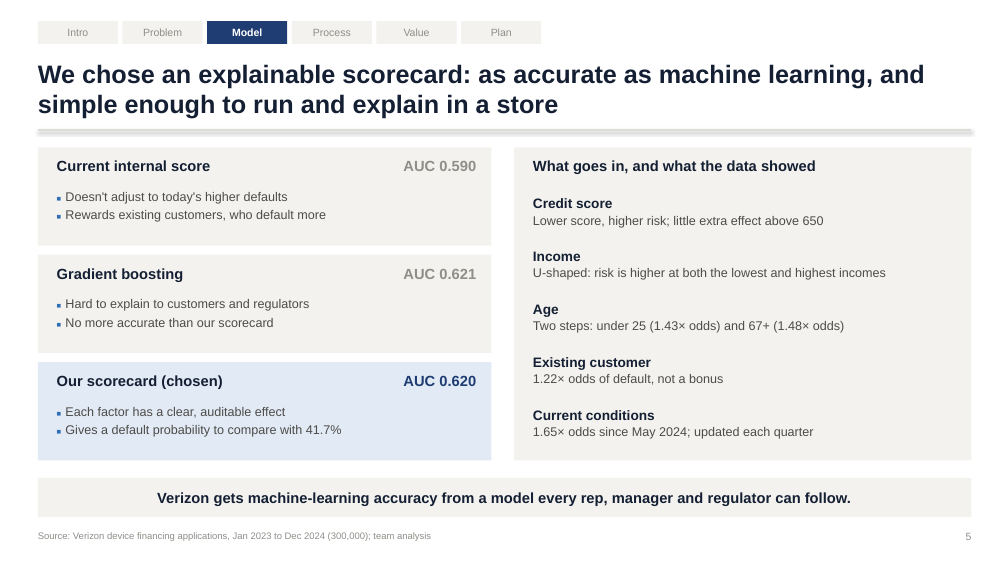
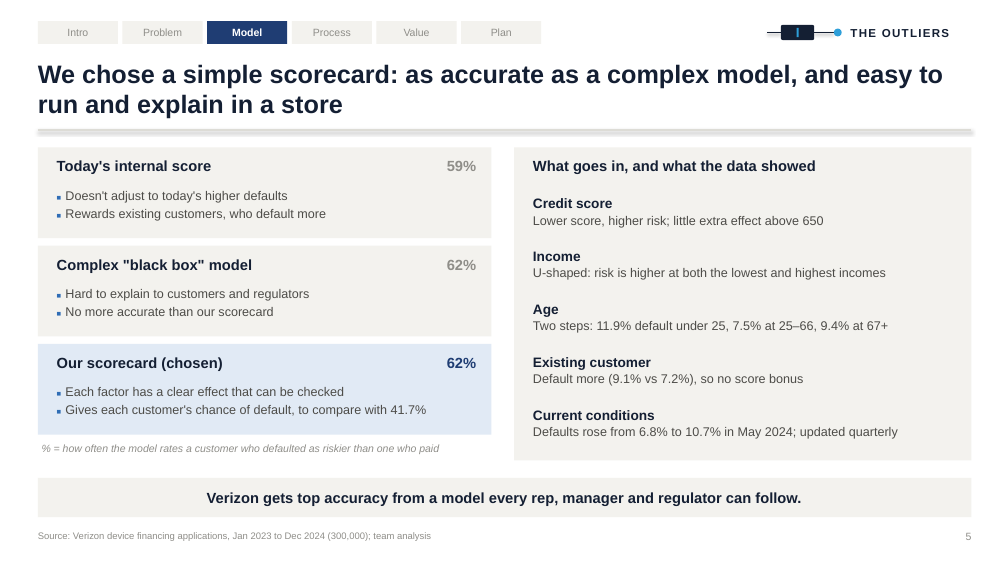
Before and after one commit to olerigha/Data-Learning, a slide deck: slide 5 of Leadership & Consulting in Data Science/Verizon EDA/Presentation/Verizon_Proposal_The_Outliers.pptx. Drawn at 1008x567 pixels with LibreOffice and Linux fonts; fonts in the diff are those of the drawing. Boxes give left, top, right and bottom in pixels: in the first picture for what was removed or moved away, otherwise in the second. Text is boxed around its words. In the diff, an @@ line names an element or a change of style, - is before the commit and + after.

```diff
--- a/Leadership & Consulting in Data Science/Verizon EDA/Presentation/Verizon_Proposal_The_Outliers.pptx
+++ b/Leadership & Consulting in Data Science/Verizon EDA/Presentation/Verizon_Proposal_The_Outliers.pptx
@@ rounded rectangle added at <box>781,25,814,40</box>, fill #141F33 @@
@@ rectangle added at <box>797,28,799,37</box>, fill #2E9FD9 @@
@@ ellipse added at <box>834,29,842,36</box>, fill #2E9FD9 @@
@@ text added at <box>850,29,949,37</box>, 11 pt, text #141F33, bold @@
+THE OUTLIERS
@@ line added from (768, 33) to (781, 33), #141F33 1.2 pt @@
@@ line added from (814, 33) to (834, 33), #141F33 1.2 pt @@
@@ text at <box>38,64,943,118</box>: text changed @@
-We chose an explainable scorecard: as accurate as machine learning, and simple enough to run and explain in a store
+We chose a simple scorecard: as accurate as a complex model, and easy to run and explain in a store
@@ rectangle: place and size @@
-rectangle at <box>38,147,492,246</box>
+rectangle at <box>38,147,492,238</box>
@@ text at <box>57,160,211,174</box>: text changed @@
-Current internal score
+Today's internal score
@@ text at <box>447,161,476,171</box>: text changed @@
-AUC 0.590
+59%
@@ rectangle: place and size @@
-rectangle at <box>38,255,492,353</box>
+rectangle at <box>38,246,492,337</box>
@@ text removed at <box>57,268,183,282</box> @@
-Gradient boosting
@@ text added at <box>57,259,252,273</box>, 14 pt, text #141F33, bold @@
+Complex "black box" model
@@ text removed at <box>403,269,476,279</box> @@
-AUC 0.621
@@ text added at <box>447,260,476,270</box>, 14 pt, text #8F8E89, bold @@
+62%
@@ text "■ Hard to explain to ...": place and size @@
-text "■ Hard to explain to ..." at <box>65,299,309,327</box>
+text "■ Hard to explain to ..." at <box>65,289,309,316</box>
@@ text at <box>533,321,888,333</box>: text changed @@
-Two steps: under 25 (1.43× odds) and 67+ (1.48× odds)
+Two steps: 11.9% default under 25, 7.5% at 25–66, 9.4% at 67+
@@ rectangle: place and size @@
-rectangle at <box>38,362,492,461</box>
+rectangle at <box>38,344,492,435</box>
@@ text "Our scorecard (chosen)": place and size @@
-text "Our scorecard (chosen)" at <box>57,375,222,389</box>
+text "Our scorecard (chosen)" at <box>57,357,222,371</box>
@@ text added at <box>447,358,476,368</box>, 14 pt, text #1F3D73, bold @@
+62%
@@ text at <box>65,387,427,417</box>: text changed @@
-■ Each factor has a clear, auditable effect
-■ Gives a default probability to compare with 41.7%
+■ Each factor has a clear effect that can be checked
+■ Gives each customer's chance of default, to compare with 41.7%
@@ text removed at <box>403,375,476,386</box> @@
-AUC 0.620
@@ text at <box>533,374,803,386</box>: text changed @@
-1.22× odds of default, not a bonus
+Default more (9.1% vs 7.2%), so no score bonus
@@ text added at <box>63,444,439,454</box>, 10 pt, text #8F8E89, italic @@
+% = how often the model rates a customer who defaulted as riskier than one who paid
@@ text at <box>533,427,898,439</box>: text changed @@
-1.65× odds since May 2024; updated each quarter
+Defaults rose from 6.8% to 10.7% in May 2024; updated quarterly
@@ text in rectangle at <box>207,492,801,506</box>: text changed @@
-Verizon gets machine-learning accuracy from a model every rep, manager and regulator can follow.
+Verizon gets top accuracy from a model every rep, manager and regulator can follow.
```
Also in this commit, not shown: 12 other slides changed, 5 slides added, 3 slides removed, 44 other files.
